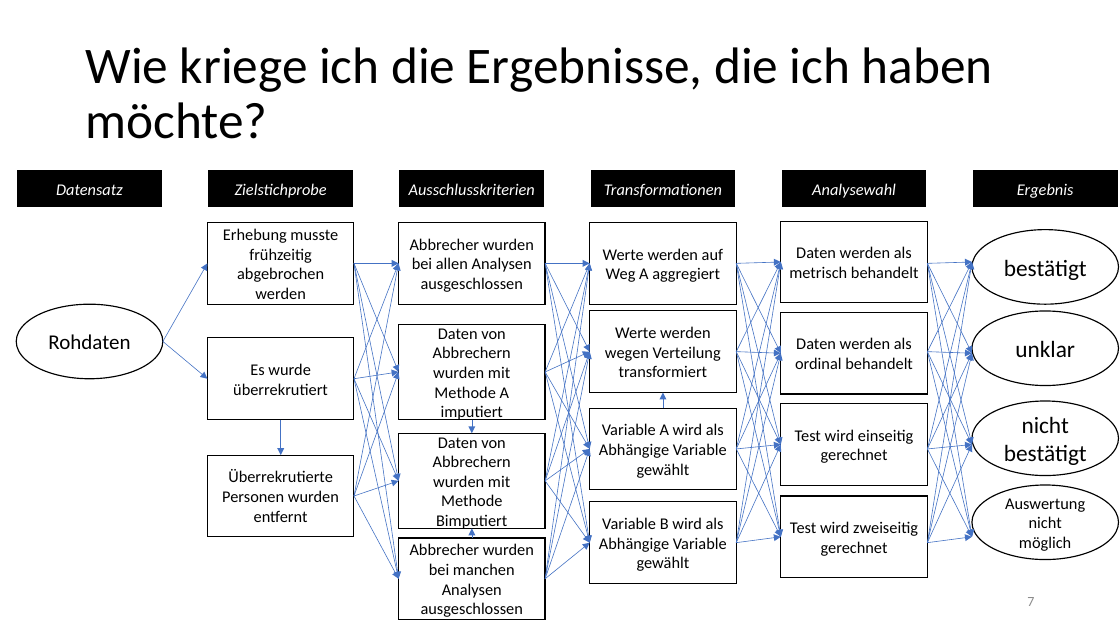
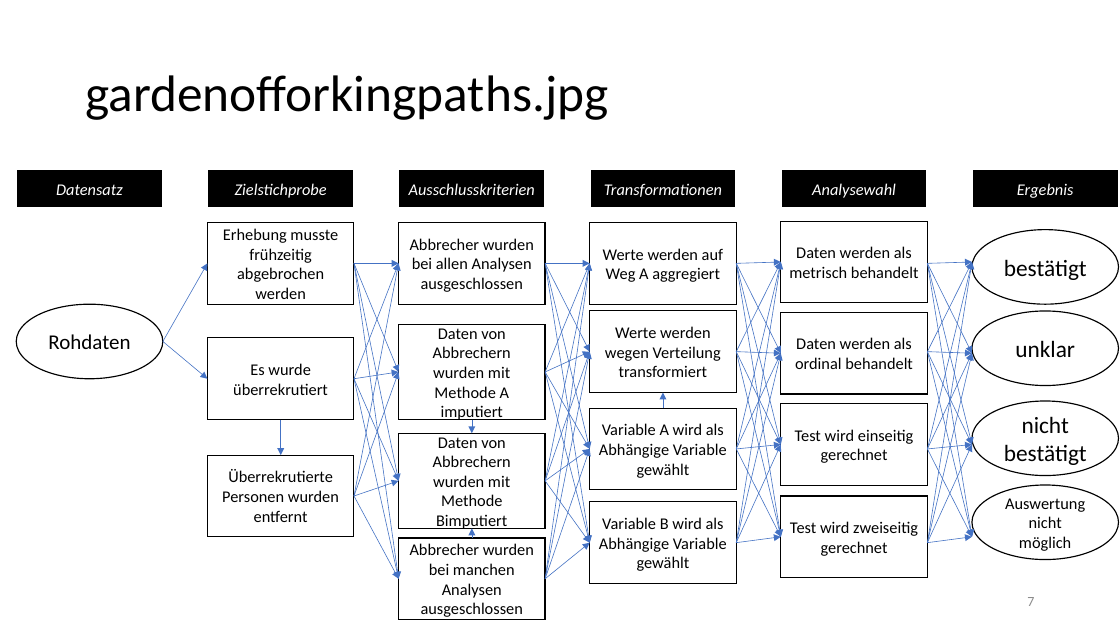
Before and after one commit to LukasRoeseler/opensciencebuch, a slide deck: slide 7 of images/Abbildungen-01.pptx. Drawn at 1120x630 pixels with LibreOffice and Linux fonts; fonts in the diff are those of the drawing. Boxes give left, top, right and bottom in pixels: in the first picture for what was removed or moved away, otherwise in the second. Text is boxed around its words. In the diff, an @@ line names an element or a change of style, - is before the commit and + after.

```diff
--- a/images/Abbildungen-01.pptx
+++ b/images/Abbildungen-01.pptx
@@ title at <box>85,75,608,120</box>: text changed @@
-Wie kriege ich die Ergebnisse, die ich haben möchte?
+gardenofforkingpaths.jpg
```
Also in this commit, not shown: 8 other slides changed, 1 slide added, 2 slides removed.
